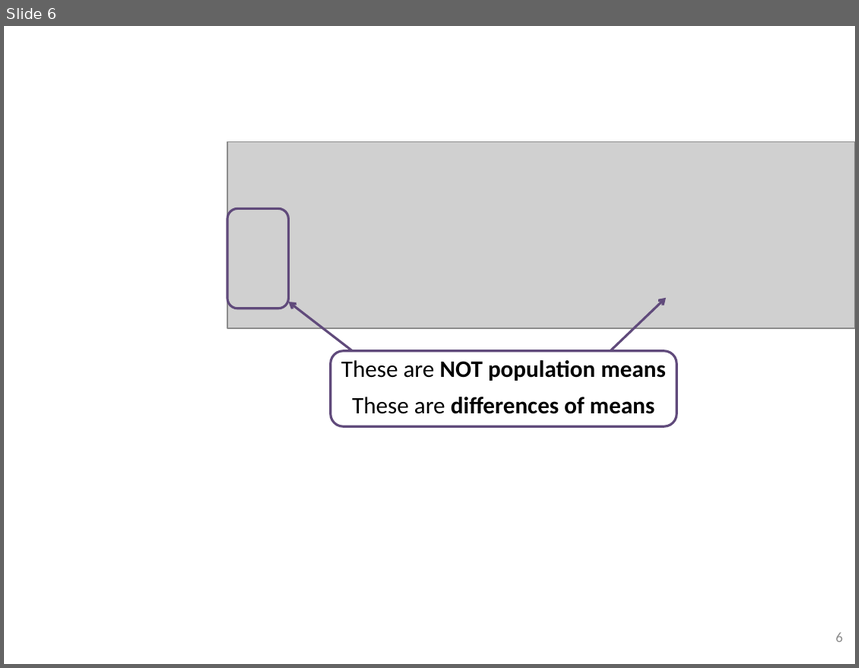
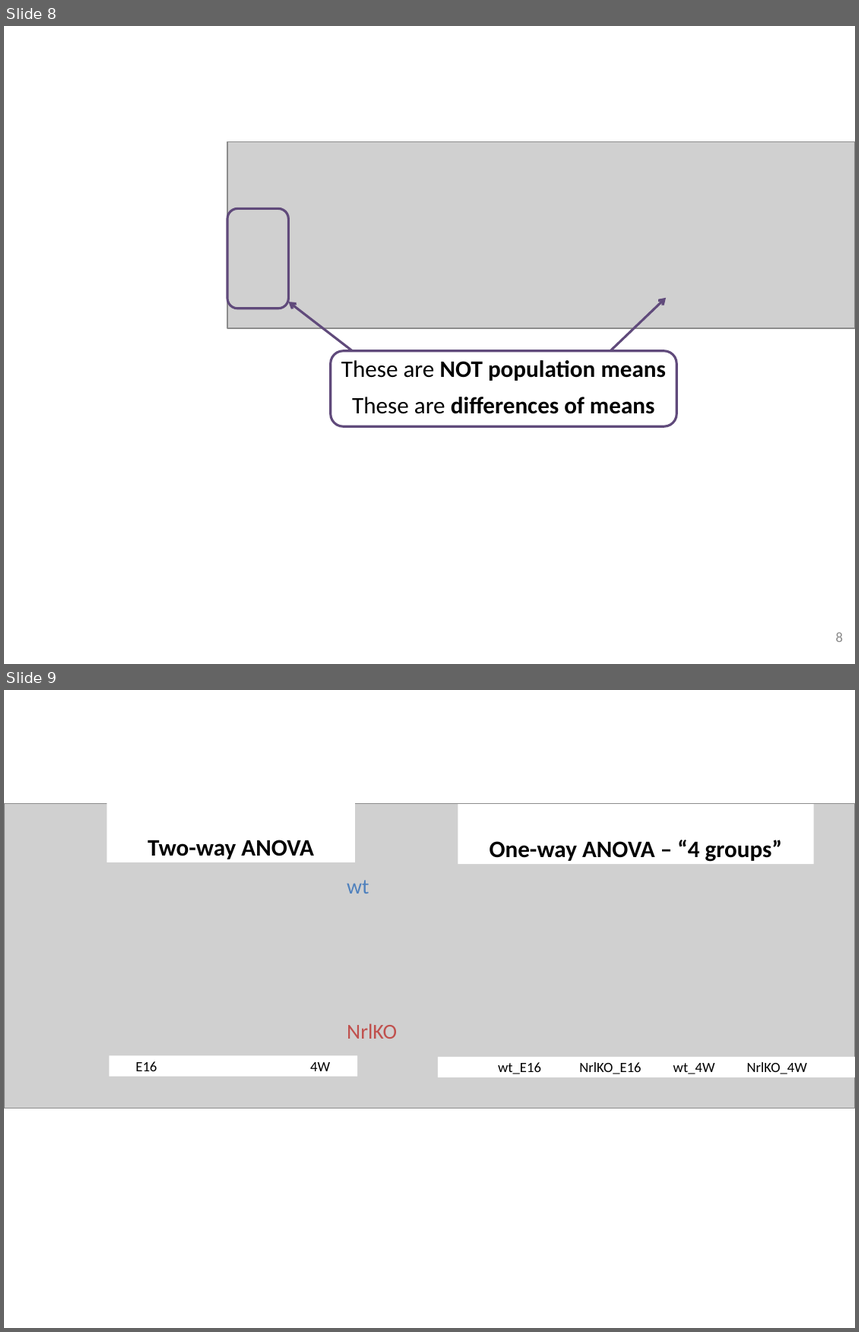
Before and after one commit to gcohenfr/STAT540_RMarkdown_Slides, a slide deck: pics.pptx. Shown one above the other, each under a label of ours: slide 6 before the commit, slides 8 and 9 after it. The pictures are 859x668 and 859x1332 pixels, drawn with LibreOffice and Linux fonts; fonts in the diff are those of the drawing; grey boxes stand for pictures. Boxes give left, top, right and bottom in pixels: in the first picture for what was removed or moved away, otherwise in the second. Text is boxed around its words. In the diff, an @@ line names an element or a change of style, - is before the commit and + after.

```diff
--- a/pics.pptx
+++ b/pics.pptx
@@ slide 9 added at bbox=[4, 690, 855, 1328], background #FFFFFF @@
@@ picture added at bbox=[4, 803, 855, 1108] @@
@@ rectangle added at bbox=[107, 802, 356, 863], fill #FFFFFF, 20 pt, text #000000, bold @@
+Two-way ANOVA
@@ rectangle added at bbox=[458, 804, 813, 865], fill #FFFFFF, 20 pt, text #000000, bold @@
+One-way ANOVA – “4 groups”
@@ text added at bbox=[347, 880, 369, 894], 18 pt, text #4F81BD @@
+wt
@@ text added at bbox=[347, 1024, 397, 1039], 18 pt, text #C0504D @@
+NrlKO
@@ rectangle added at bbox=[110, 1056, 358, 1076], fill #FFFFFF, 12 pt, text #000000 @@
+E16 4W
@@ rectangle added at bbox=[438, 1057, 855, 1078], fill #FFFFFF, 12 pt, text #000000 @@
+wt_E16 NrlKO_E16 wt_4W NrlKO_4W
@@ what was slide 6 is now slide 8 @@
@@ page number at bbox=[836, 632, 843, 642]: text changed @@
-6
+8
```
Also in this commit, not shown: 1 slide changed, 4 other slides added, 1 slide removed, 17 other files.
